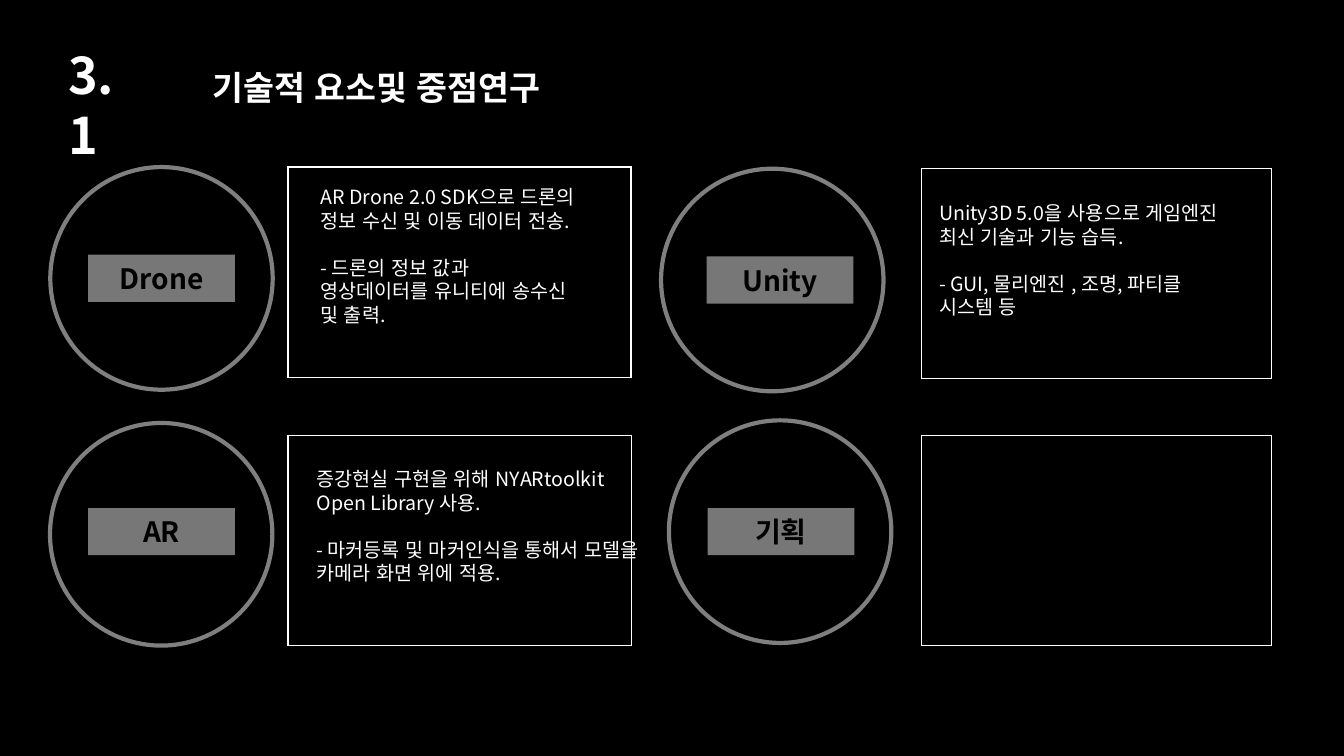
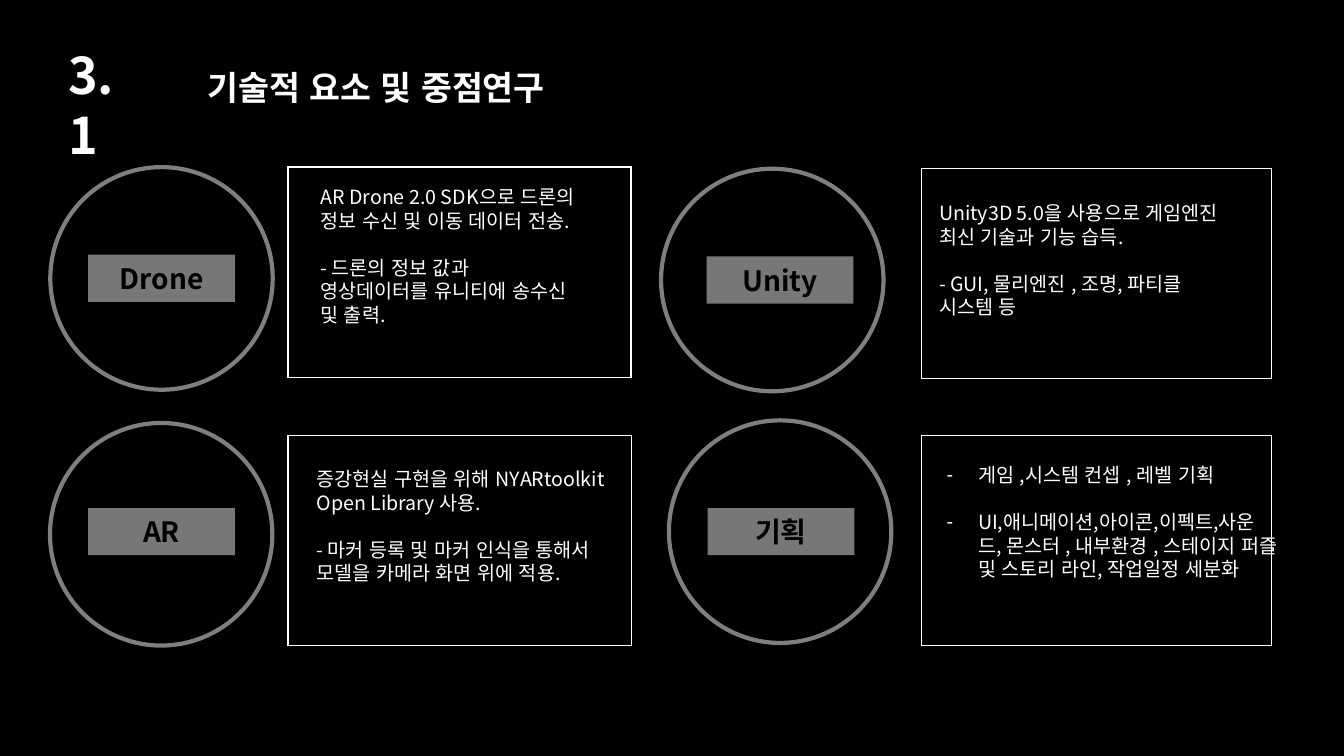
Before and after one commit to forestwind/timeportal, a slide deck: slide 16 of 기획서/타임포탈 제안서 이진우_정상현_임치연(2차발표).ppt. Drawn at 1344x756 pixels with LibreOffice and Linux fonts; fonts in the diff are those of the drawing; background and template pictures are left out. Boxes give left, top, right and bottom in pixels: in the first picture for what was removed or moved away, otherwise in the second. Text is boxed around its words. In the diff, an @@ line names an element or a change of style, - is before the commit and + after.

```diff
--- a/기획서/타임포탈 제안서 이진우_정상현_임치연(2차발표).ppt
+++ b/기획서/타임포탈 제안서 이진우_정상현_임치연(2차발표).ppt
@@ text at (x1=207, y1=72, x2=545, y2=103): spaces changed @@
-기술적 요소및 중점연구
+기술적 요소 및 중점연구
@@ text added at (x1=978, y1=465, x2=1277, y2=580), 14 pt, text #FFFFFF @@
+– 게임 ,시스템 컨셉 , 레벨 기획
+– UI,애니메이션,아이콘,이펙트,사운드, 몬스터 , 내부환경 , 스테이지 퍼즐 및 스토리 라인, 작업일정 세분화
@@ text at (x1=316, y1=540, x2=590, y2=582): spaces changed @@
-- 마커등록 및 마커인식을 통해서 모델을 카메라 화면 위에 적용.
+- 마커 등록 및 마커 인식을 통해서 모델을 카메라 화면 위에 적용.
```
Also in this commit, not shown: 7 other slides changed, 1 slide removed.
